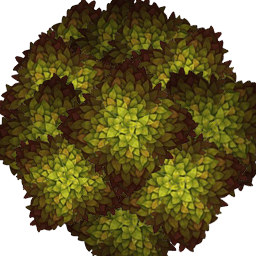
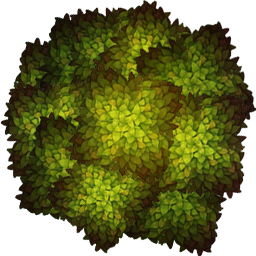
Two versions of the same layered image (256 x 256). Layer-by-layer changes:
added layer "Calque 12" (soft light) above "Calque 11" over [0, 0, 256, 255]
painted on "Calque 11" over [0, 0, 256, 256]